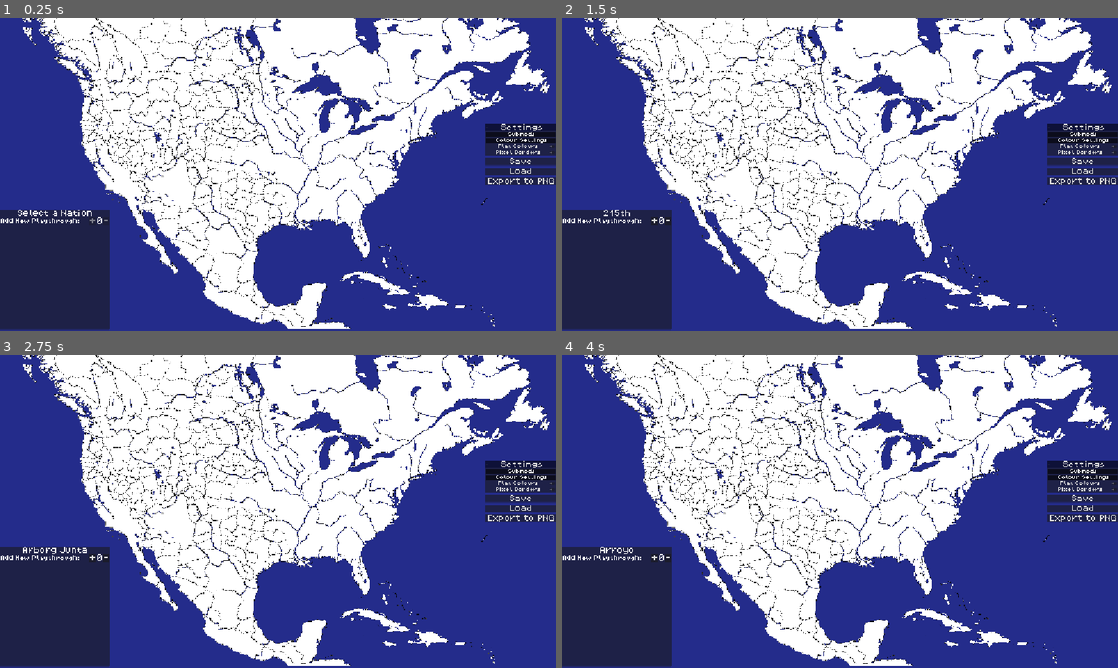
Above: before the commit, frames 1-4 (two rows, left to right).
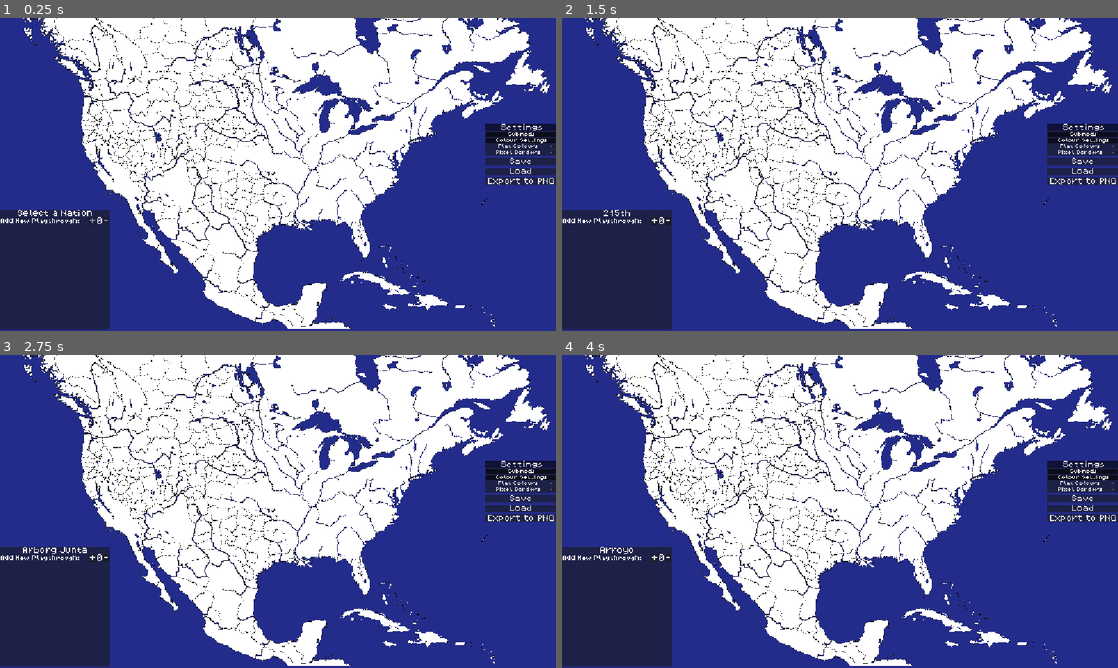
Above: after the commit, the same moments.

Repository: Pig-master/OWBMapTracker
Game: Godot game, scene res://Scenes/map.tscn
The game is run twice, just before and just after one commit, with the same random seed, the same clock (stepped at 60 frames per second) and the same inputs.
Inputs (mouse positions are in pixels of both pictures, inside the frame that each line leads up to):
- Up to frame 1 (0.25 s): no input
- Up to frame 2 (1.5 s): click (840, 174) at 0.5 s; click (689, 165) at 1.25 s
- Up to frame 3 (2.75 s): click (244, 380) at 2 s
- Up to frame 4 (4 s): click (767, 517) at 2.75 s; click (650, 464) at 3.5 s

The runs differ from the first frame. In frame 1, 0.6% of the frame differs, in the area x 4-62%, y 0-99%; in frame 2, 0.6%; in frame 3, 0.6%; in frame 4, 0.6%.

Commit message:
1.3.2
Added Across the Caribbean submod support

Diff:
--- a/Scenes/map.tscn
+++ b/Scenes/map.tscn
@@ -279,6 +279,15 @@
 [ext_resource type="Texture2D" uid="uid://ca34ywhk8d653" path="res://Images/Nations/Apocryphia of Poseidon.png" id="274_p0qvf"]
 [ext_resource type="Texture2D" uid="uid://cw1x34hxrkpon" path="res://Images/Nations/Known Folk.png" id="275_oxmsk"]
 [ext_resource type="Texture2D" uid="uid://qrcikqg81w75" path="res://Images/Nations/Garden of Eden.png" id="276_sfulq"]
+[ext_resource type="Texture2D" uid="uid://rlj8un617ycr" path="res://Images/Nations/Bahamas.png" id="277_hra4m"]
+[ext_resource type="Texture2D" uid="uid://cn6120lsy0cvo" path="res://Images/Nations/Santo Domingo Legion.png" id="278_nsmub"]
+[ext_resource type="Texture2D" uid="uid://bpihtydfqau2s" path="res://Images/Nations/Hati.png" id="279_il22r"]
+[ext_resource type="Texture2D" uid="uid://lmi24d4eg2nm" path="res://Images/Nations/Dominican Republic.png" id="280_2ixqe"]
+[ext_resource type="Texture2D" uid="uid://bpu5ykn27e8x1" path="res://Images/Nations/Puerto Rico.png" id="281_p8a3i"]
+[ext_resource type="Texture2D" uid="uid://0wi56k7t8f8t" path="res://Images/Nations/West Indian Federation.png" id="282_hcjej"]
+[ext_resource type="Texture2D" uid="uid://cq7qitnoeeeaj" path="res://Images/Nations/Dominion of Jamaica.png" id="283_55toc"]
+[ext_resource type="Texture2D" uid="uid://dj22qeqh7n6wv" path="res://Images/Nations/Jamaica.png" id="284_fs57f"]
+[ext_resource type="Texture2D" uid="uid://dox16umifurjt" path="res://Images/AoC Boarder.png" id="287_jmfat"]
 
 [sub_resource type="StyleBoxEmpty" id="StyleBoxEmpty_eopii"]
 
@@ -3763,6 +3772,118 @@
 texture_normal = ExtResource("276_sfulq")
 script = ExtResource("3_np2xp")
 
+[node name="Bahamas" type="MarginContainer" parent="Nations" unique_id=1175130770 groups=["Across the Caribbean"]]
+visible = false
+layout_mode = 0
+offset_left = 2815.0
+offset_top = 1676.0
+offset_right = 3036.0
+offset_bottom = 1895.0
+mouse_filter = 2
+
+[node name="Bahamas" type="TextureButton" parent="Nations/Bahamas" unique_id=2041602180]
+layout_mode = 2
+texture_normal = ExtResource("277_hra4m")
+script = ExtResource("3_np2xp")
+
+[node name="Santo Domingo Legion" type="MarginContainer" parent="Nations" unique_id=1944780253 groups=["Across the Caribbean"]]
+visible = false
+layout_mode = 0
+offset_left = 3040.0
+offset_top = 1882.0
+offset_right = 3179.0
+offset_bottom = 1997.0
+mouse_filter = 2
+
+[node name="Santo Domingo Legion" type="TextureButton" parent="Nations/Santo Domingo Legion" unique_id=1003536707]
+layout_mode = 2
+texture_normal = ExtResource("278_nsmub")
+script = ExtResource("3_np2xp")
+
+[node name="Hati" type="MarginContainer" parent="Nations" unique_id=802272517 groups=["Across the Caribbean"]]
+visible = false
+layout_mode = 0
+offset_left = 3034.0
+offset_top = 2039.0
+offset_right = 3202.0
+offset_bottom = 2167.0
+mouse_filter = 2
+
+[node name="Hati" type="TextureButton" parent="Nations/Hati" unique_id=589451664]
+layout_mode = 2
+texture_normal = ExtResource("279_il22r")
+script = ExtResource("3_np2xp")
+
+[node name="Dominican Republic" type="MarginContainer" parent="Nations" unique_id=1097612174 groups=["Across the Caribbean"]]
+visible = false
+layout_mode = 0
+offset_left = 3150.0
+offset_top = 2049.0
+offset_right = 3358.0
+offset_bottom = 2145.0
+mouse_filter = 2
+
+[node name="Dominican Republic" type="TextureButton" parent="Nations/Dominican Republic" unique_id=1100639289]
+layout_mode = 2
+texture_normal = ExtResource("280_2ixqe")
+script = ExtResource("3_np2xp")
+
+[node name="Puerto Rico" type="MarginContainer" parent="Nations" unique_id=948073247 groups=["Across the Caribbean"]]
+visible = false
+layout_mode = 0
+offset_left = 3382.0
+offset_top = 2108.0
+offset_right = 3530.0
+offset_bottom = 2165.0
+mouse_filter = 2
+
+[node name="Puerto Rico" type="TextureButton" parent="Nations/Puerto Rico" unique_id=1552537329]
+layout_mode = 2
+texture_normal = ExtResource("281_p8a3i")
+script = ExtResource("3_np2xp")
+
+[node name="West Indian Federation" type="MarginContainer" parent="Nations" unique_id=595745377 groups=["Across the Caribbean"]]
+visible = false
+layout_mode = 0
+offset_left = 3580.0
+offset_top = 2134.0
+offset_right = 3728.0
+offset_bottom = 2291.0
+mouse_filter = 2
+
+[node name="West Indian Federation" type="TextureButton" parent="Nations/West Indian Federation" unique_id=1190137269]
+layout_mode = 2
+texture_normal = ExtResource("282_hcjej")
+script = ExtResource("3_np2xp")
+
+[node name="Dominion of Jamaica" type="MarginContainer" parent="Nations" unique_id=1303986216 groups=["Across the Caribbean"]]
+visible = false
+layout_mode = 0
+offset_left = 2693.0
+offset_top = 2057.0
+offset_right = 2906.0
+offset_bottom = 2156.0
+mouse_filter = 2
+
+[node name="Dominion of Jamaica" type="TextureButton" parent="Nations/Dominion of Jamaica" unique_id=442189633]
+layout_mode = 2
+texture_normal = ExtResource("283_55toc")
+script = ExtResource("3_np2xp")
+
+[node name="Jamaica" type="MarginContainer" parent="Nations" unique_id=565394790 groups=["Across the Caribbean"]]
+visible = false
+layout_mode = 0
+offset_left = 2879.0
+offset_top = 2128.0
+offset_right = 2948.0
+offset_bottom = 2163.0
+mouse_filter = 2
+
+[node name="Jamaica" type="TextureButton" parent="Nations/Jamaica" unique_id=1105385782]
+layout_mode = 2
+texture_normal = ExtResource("284_fs57f")
+script = ExtResource("3_np2xp")
+
 [node name="Borders" type="MarginContainer" parent="." unique_id=1984200759]
 offset_right = 4132.0
 offset_bottom = 2304.0
@@ -3785,6 +3906,20 @@
 layout_mode = 2
 mouse_filter = 2
 texture = ExtResource("240_x2rrw")
+stretch_mode = 2
+
+[node name="Across the Caribbean Borders" type="MarginContainer" parent="." unique_id=1465321611 groups=["Across the Caribbean"]]
+visible = false
+offset_left = 2674.0
+offset_top = 1641.0
+offset_right = 3709.0
+offset_bottom = 2304.0
+mouse_filter = 2
+
+[node name="Borders" type="TextureRect" parent="Across the Caribbean Borders" unique_id=1447764098]
+layout_mode = 2
+mouse_filter = 2
+texture = ExtResource("287_jmfat")
 stretch_mode = 2
 
 [node name="Camera2D" type="Camera2D" parent="." unique_id=1691633582]
@@ -3890,10 +4025,27 @@
 
 [node name="Label" type="Label" parent="SideBar/Settings/VBoxContainer/Submods/VBoxContainer/East Coast Rebirth" unique_id=1508648235]
 layout_mode = 2
+size_flags_horizontal = 3
 theme_override_font_sizes/font_size = 32
 text = "East Coast Rebirth"
+horizontal_alignment = 1
+vertical_alignment = 1
 
 [node name="East Coast Rebirth" type="CheckButton" parent="SideBar/Settings/VBoxContainer/Submods/VBoxContainer/East Coast Rebirth" unique_id=1144841817]
+layout_mode = 2
+
+[node name="Across the Caribbean" type="HBoxContainer" parent="SideBar/Settings/VBoxContainer/Submods/VBoxContainer" unique_id=483557189]
+layout_mode = 2
+
+[node name="Label" type="Label" parent="SideBar/Settings/VBoxContainer/Submods/VBoxContainer/Across the Caribbean" unique_id=593913575]
+layout_mode = 2
+size_flags_horizontal = 3
+theme_override_font_sizes/font_size = 32
+text = "AoC"
+horizontal_alignment = 1
+vertical_alignment = 1
+
+[node name="Across the Caribbean" type="CheckButton" parent="SideBar/Settings/VBoxContainer/Submods/VBoxContainer/Across the Caribbean" unique_id=1812864375]
 layout_mode = 2
 
 [node name="Colours" type="FoldableContainer" parent="SideBar/Settings/VBoxContainer" unique_id=1826629187]
@@ -3938,6 +4090,7 @@
 [connection signal="pressed" from="Menu/Base/Main/Base/HBoxContainer/Button" to="Menu" method="increase_log"]
 [connection signal="pressed" from="Menu/Base/Main/Base/HBoxContainer/Button2" to="Menu" method="decrease_log"]
 [connection signal="pressed" from="SideBar/Settings/VBoxContainer/Submods/VBoxContainer/East Coast Rebirth/East Coast Rebirth" to="." method="ECR"]
+[connection signal="pressed" from="SideBar/Settings/VBoxContainer/Submods/VBoxContainer/Across the Caribbean/Across the Caribbean" to="." method="AoC"]
 [connection signal="toggled" from="SideBar/Settings/VBoxContainer/Gradient" to="." method="_on_gradient_toggled"]
 [connection signal="toggled" from="SideBar/Settings/VBoxContainer/Display Type" to="." method="_on_display_type_toggled"]
 [connection signal="pressed" from="SideBar/Save" to="." method="_on_save_pressed"]
--- a/Scripts/map.gd
+++ b/Scripts/map.gd
@@ -266,9 +266,18 @@
 	"Apocryphia of Poseidon":{},
 	"Known Folk":{},
 	"Garden of Eden":{},
+	"Bahamas":{},
+	"Santo Domingo Legion":{},
+	"Hati":{},
+	"Dominican Republic":{},
+	"Puerto Rico":{},
+	"West Indian Federation":{},
+	"Dominion of Jamaica":{},
+	"Jamaica":{},
 	},
 	"submods":{
-		"East Coast Rebirth":false
+		"East Coast Rebirth":false,
+		"Across the Caribbean":false
 	}
 }
 
@@ -360,6 +369,9 @@
 	if to_save["submods"]["East Coast Rebirth"] == true:
 		to_save["submods"]["East Coast Rebirth"] = false
 		ECR()
+	if to_save["submods"]["Across the Caribbean"] == true:
+		to_save["submods"]["Across the Caribbean"] = false
+		AoC()
 
 func ECR():
 	if to_save["submods"]["East Coast Rebirth"] == true:
@@ -372,3 +384,15 @@
 		to_save["submods"]["East Coast Rebirth"] = true
 		for x in get_tree().get_nodes_in_group("East Coast Rebirth"):
 			x.visible = true
+
+func AoC() -> void:
+	if to_save["submods"]["Across the Caribbean"] == true:
+		$"SideBar/Settings/VBoxContainer/Submods/VBoxContainer/Across the Caribbean/Across the Caribbean".button_pressed = false
+		to_save["submods"]["Across the Caribbean"] = false
+		for x in get_tree().get_nodes_in_group("Across the Caribbean"):
+			x.visible = false
+	elif to_save["submods"]["Across the Caribbean"] == false:
+		$"SideBar/Settings/VBoxContainer/Submods/VBoxContainer/Across the Caribbean/Across the Caribbean".button_pressed = true
+		to_save["submods"]["Across the Caribbean"] = true
+		for x in get_tree().get_nodes_in_group("Across the Caribbean"):
+			x.visible = true
--- a/project.godot
+++ b/project.godot
@@ -11,7 +11,7 @@
 [application]
 
 config/name="OWBMapTracker"
-config/version="1.2.2"
+config/version="1.3.2"
 run/main_scene="uid://bvcjp60w5fm3f"
 config/features=PackedStringArray("4.7", "Forward Plus")
 
Binary file added: Images/AoC Boarder.png
Not shown, added: Images/AoC Boarder.png.import
Not shown, changed: Images/BitMaps/215th.png.import
Not shown, changed: Images/BitMaps/AAFB Automated Security.png.import
Not shown, changed: Images/BitMaps/Andale Cannibals.png.import
Not shown, changed: Images/BitMaps/Apocryphia of Poseidon.png.import
Not shown, changed: Images/BitMaps/Arborg Junta.png.import
Not shown, changed: Images/BitMaps/Archdiocese of Santa Fe.png.import
Not shown, changed: Images/BitMaps/Arroyo.png.import
Not shown, changed: Images/BitMaps/Assassin City.png.import
Not shown, changed: Images/BitMaps/AtomBaptists.png.import
Not shown, changed: Images/BitMaps/Badland Buckaroos.png.import
(and 282 more such lines)
